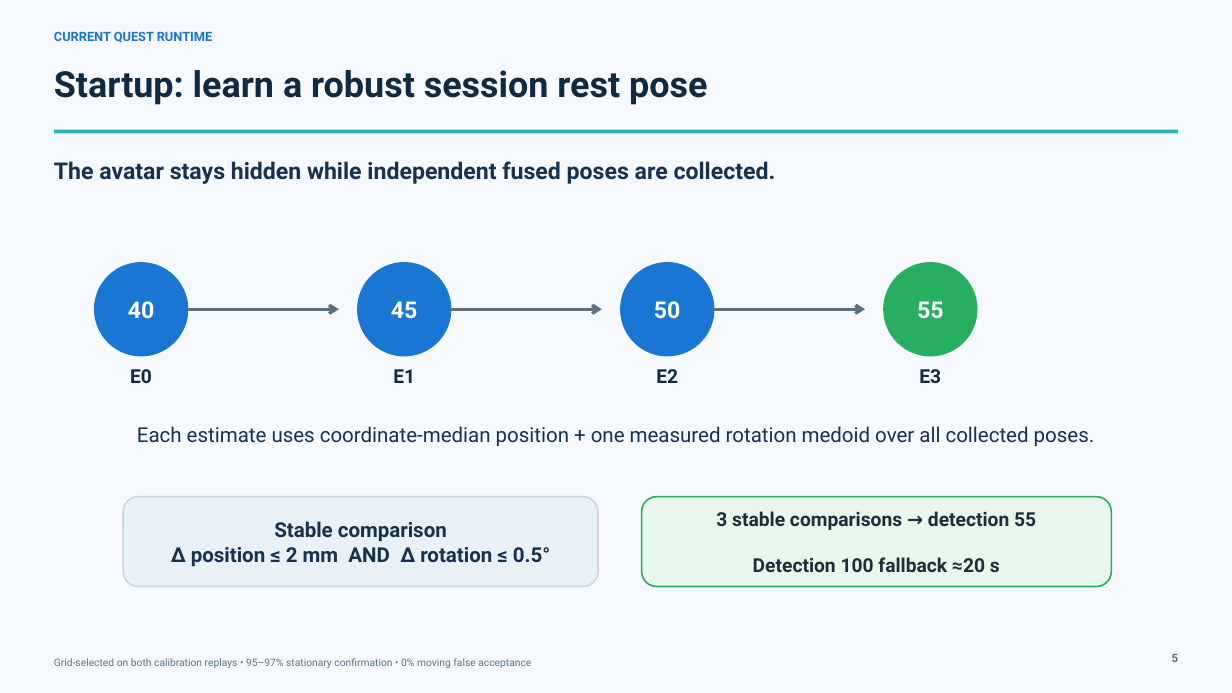
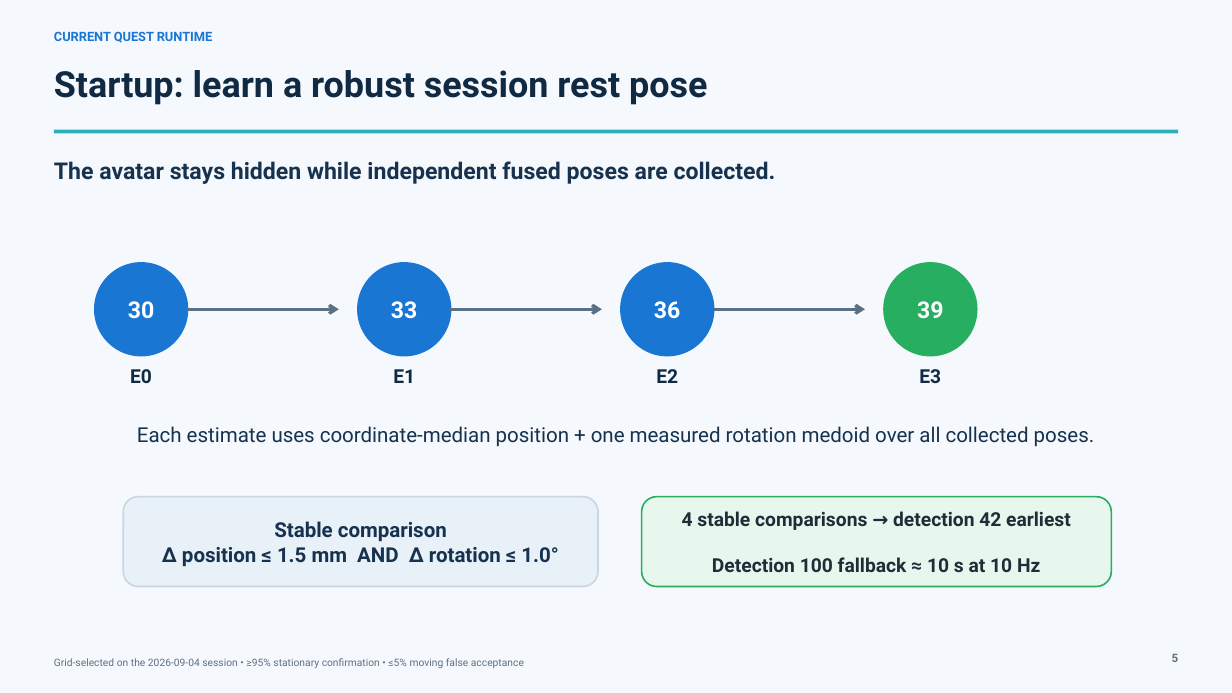
Before and after one commit to ardrabauldwin/quest-aruco-avatar, a slide deck: slide 4 of docs/Quest_Avatar_Placement_Algorithm_NaReT_Current_2026-09-05.pptx. Drawn at 1232x693 pixels with LibreOffice and Linux fonts; fonts in the diff are those of the drawing. Boxes give left, top, right and bottom in pixels: in the first picture for what was removed or moved away, otherwise in the second. Text is boxed around its words. In the diff, an @@ line names an element or a change of style, - is before the commit and + after.

```diff
--- a/docs/Quest_Avatar_Placement_Algorithm_NaReT_Current_2026-09-05.pptx
+++ b/docs/Quest_Avatar_Placement_Algorithm_NaReT_Current_2026-09-05.pptx
@@ text in ellipse at <box>128,301,154,319</box>: text changed @@
-40
+30
@@ text in ellipse at <box>391,301,417,319</box>: text changed @@
-45
+33
@@ text in ellipse at <box>654,301,680,319</box>: text changed @@
-50
+36
@@ text in ellipse at <box>917,301,943,319</box>: text changed @@
-55
+39
@@ text in rounded rectangle at <box>162,521,558,566</box>: text changed @@
-Stable comparison
-Δ position ≤ 2 mm AND Δ rotation ≤ 0.5°
+Stable comparison
+Δ position ≤ 1.5 mm AND Δ rotation ≤ 1.0°
@@ text in rounded rectangle at <box>682,511,1071,572</box>: text changed @@
-3 stable comparisons → detection 55
-Detection 100 fallback ≈20 s
+4 stable comparisons → detection 42 earliest
+Detection 100 fallback ≈ 10 s at 10 Hz
@@ text at <box>54,658,524,668</box>: text changed @@
-Grid-selected on both calibration replays • 95–97% stationary confirmation • 0% moving false acceptance
+Grid-selected on the 2026-09-04 session • ≥95% stationary confirmation • ≤5% moving false acceptance
```
Also in this commit, not shown: 7 other slides changed, 6 other files.
